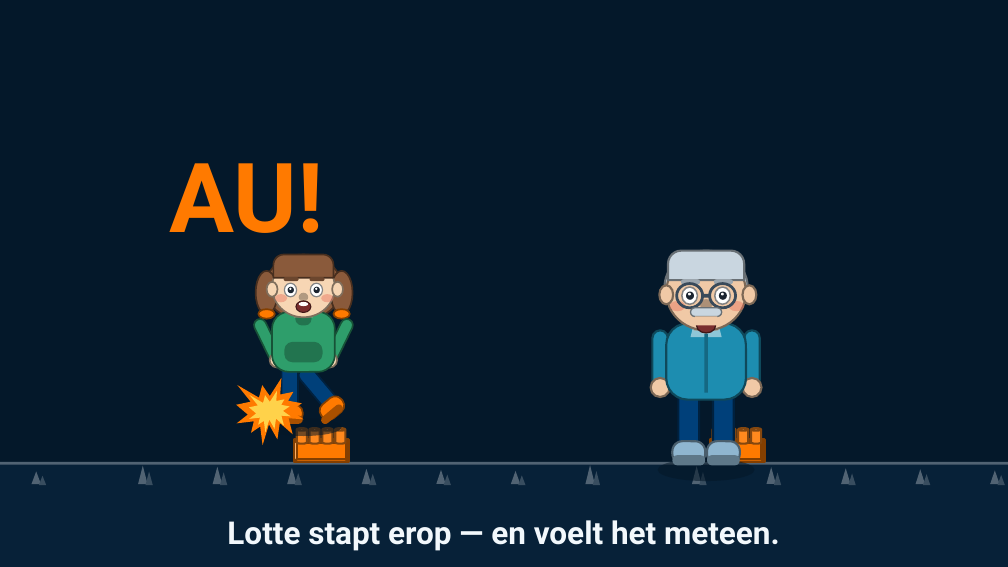
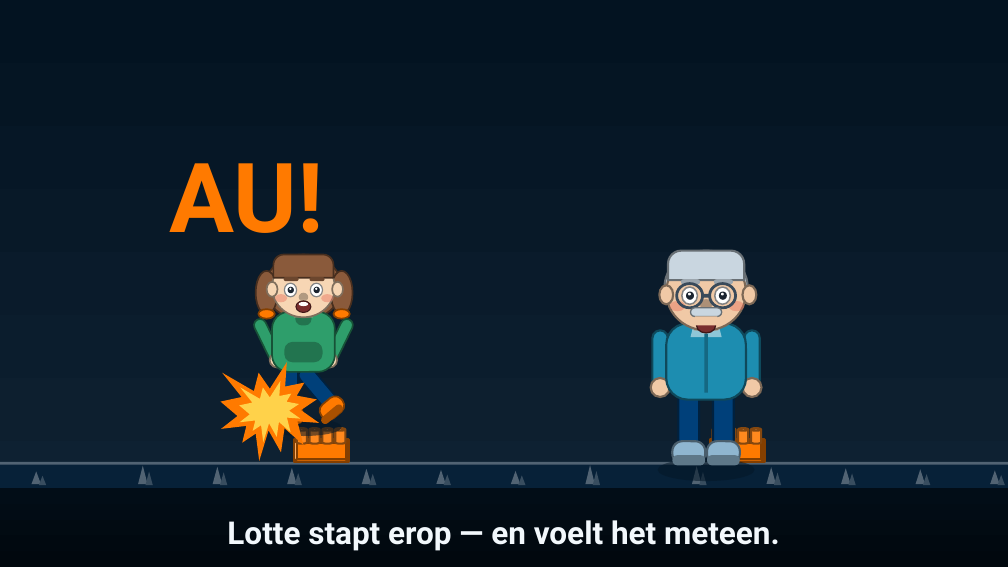
Before and after one commit to Dellfs/paradise-project, a slide deck: slide 16 of PARADISE_presentatie/PARADISE_animatie.pptx (slide 4 before the commit). Drawn at 1008x567 pixels with LibreOffice and Linux fonts; fonts in the diff are those of the drawing. Boxes give left, top, right and bottom in pixels: in the first picture for what was removed or moved away, otherwise in the second. Text is boxed around its words. In the diff, an @@ line names an element or a change of style, - is before the commit and + after.

```diff
--- a/PARADISE_presentatie/PARADISE_animatie.pptx
+++ b/PARADISE_presentatie/PARADISE_animatie.pptx
@@ rectangle at box(0, 0, 1008, 567): fill #04182A to gradient #031321 to #102334 @@
@@ irregular seal: place and size @@
-irregular seal at box(236, 378, 303, 445)
+irregular seal at box(221, 362, 320, 461)
@@ irregular seal: place and size @@
-irregular seal at box(249, 391, 290, 433)
+irregular seal at box(239, 381, 300, 442)
@@ rectangle added at box(0, 488, 1008, 567), fill gradient #020D17 to #01080E @@
```
Also in this commit, not shown: 20 other slides changed, 59 slides added, 1 slide removed, 1 other file.
